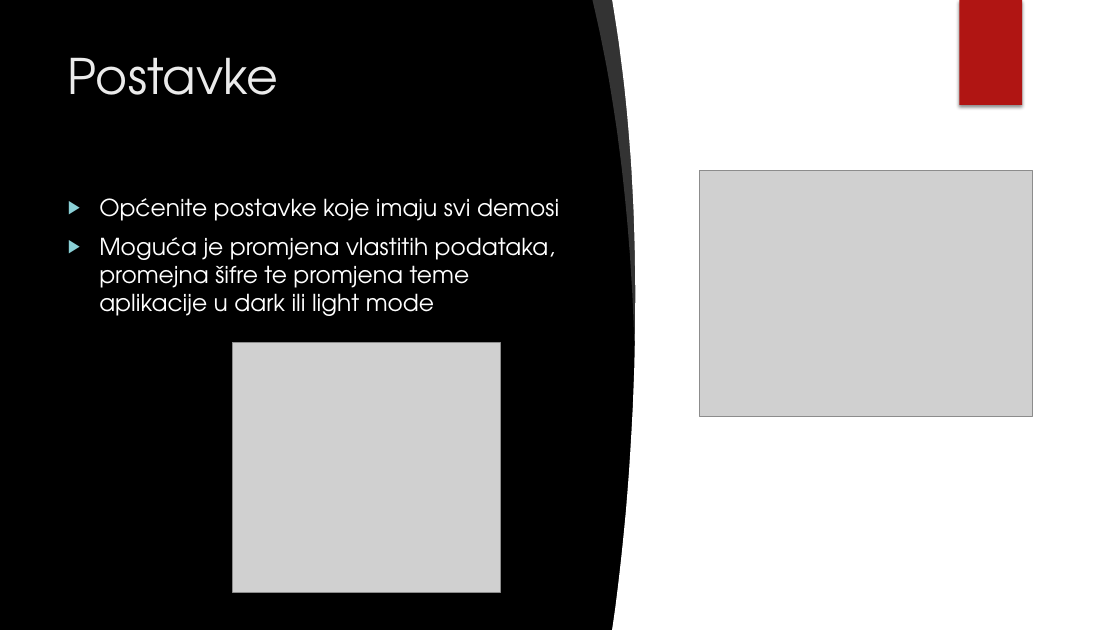
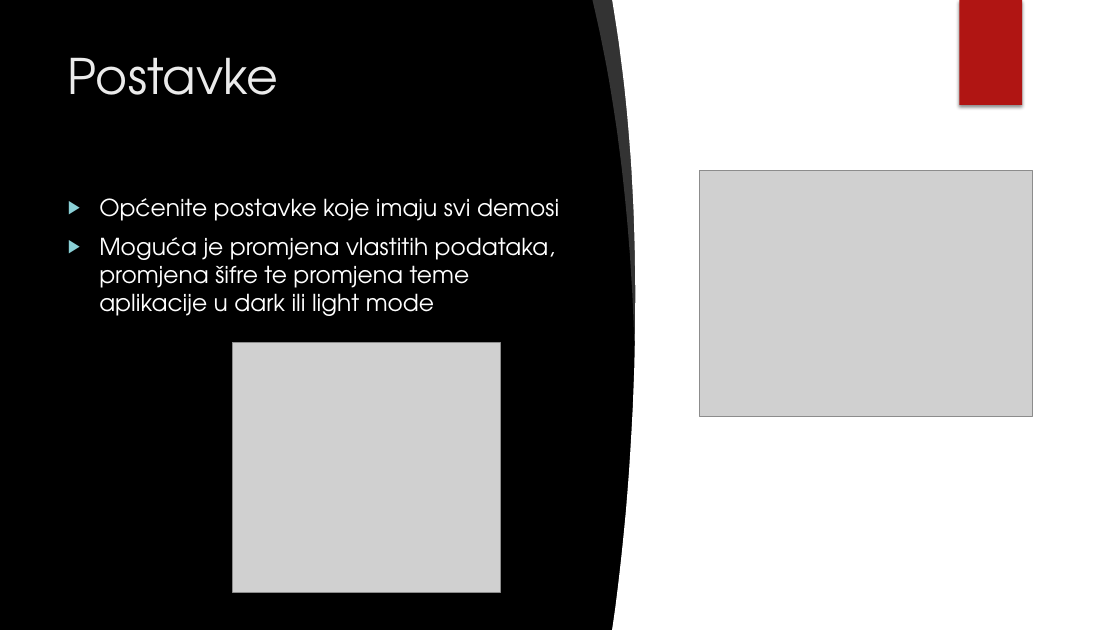
Before and after one commit to NikolaKasnar/Aplikacija-za-demose, a slide deck: slide 15 of Aplikacija za organizaciju demosa za računarske praktikume te.pptx (slide 12 before the commit). Drawn at 1120x630 pixels with LibreOffice and Linux fonts; fonts in the diff are those of the drawing; grey boxes stand for pictures; background and template pictures are left out. Boxes give left, top, right and bottom in pixels: in the first picture for what was removed or moved away, otherwise in the second. Text is boxed around its words. In the diff, an @@ line names an element or a change of style, - is before the commit and + after.

```diff
--- a/Aplikacija za organizaciju demosa za računarske praktikume te.pptx
+++ b/Aplikacija za organizaciju demosa za računarske praktikume te.pptx
@@ text at (99,237,555,316): text changed @@
-▶ Moguća je promjena vlastitih podataka, promejna šifre te promjena teme aplikacije u dark ili light mode
+▶ Moguća je promjena vlastitih podataka, promjena šifre te promjena teme aplikacije u dark ili light mode
```
Also in this commit, not shown: 7 other slides changed, 7 slides added, 3 slides removed.
